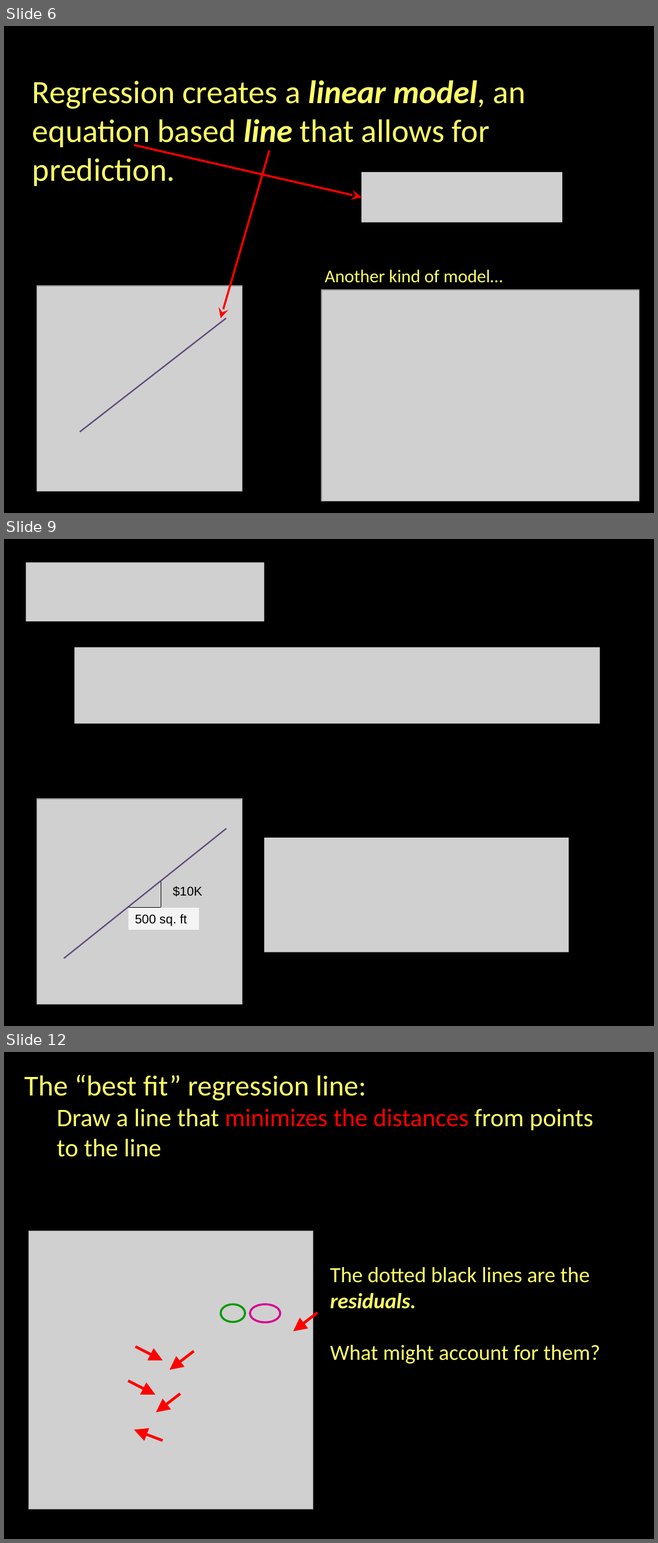
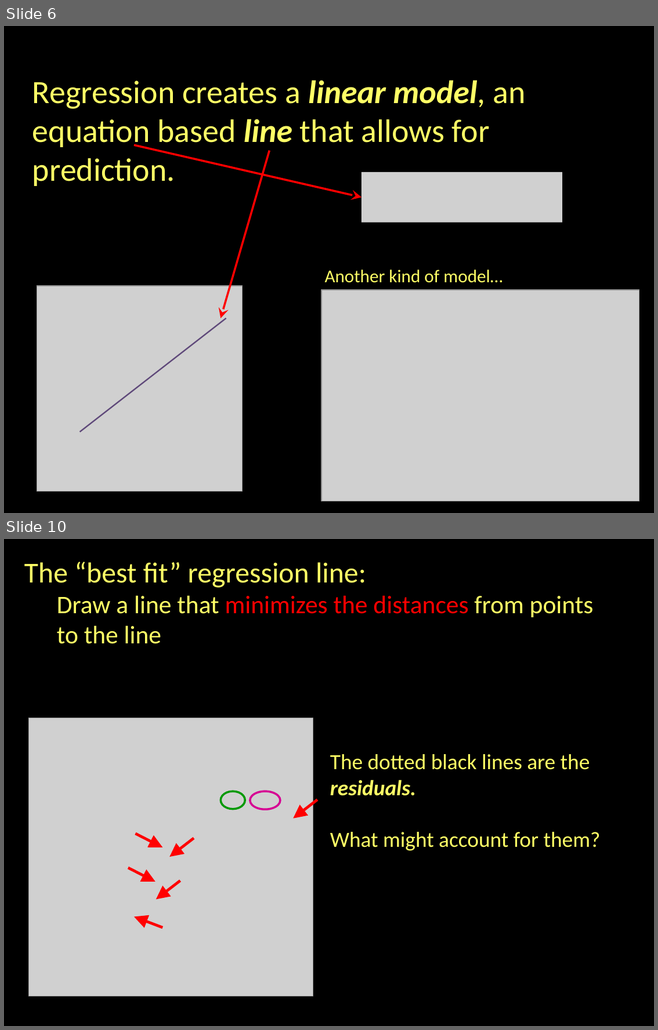
Before and after one commit to jshannon75/geog4300, a slide deck: Slides/Geog4300 Fa17 Lecture 14-1 Regression.pptx. Shown one above the other, each under a label of ours: slides 6, 9 and 12 before the commit, slides 6 and 10 after it; the slides between them are not shown. The pictures are 658x1543 and 658x1030 pixels, drawn with LibreOffice and Linux fonts; fonts in the diff are those of the drawing; grey boxes stand for pictures. Boxes give left, top, right and bottom in pixels: in the first picture for what was removed or moved away, otherwise in the second. Text is boxed around its words. In the diff, an @@ line names an element or a change of style, - is before the commit and + after.

```diff
--- a/Slides/Geog4300 Fa17 Lecture 14-1 Regression.pptx
+++ b/Slides/Geog4300 Fa17 Lecture 14-1 Regression.pptx
@@ slide 9 removed at box(4, 539, 654, 1026), background #000000 @@
@@ picture removed at box(26, 562, 264, 621) @@
@@ picture removed at box(74, 647, 599, 724) @@
@@ picture removed at box(36, 799, 242, 1004) @@
@@ line removed from (64, 959) to (226, 829) @@
@@ picture removed at box(264, 838, 568, 952) @@
@@ group removed at box(128, 880, 202, 930): 2 lines, 1 rectangle, 1 text @@
-500 sq. ft
-$10K
@@ what was slide 12 is now slide 10 @@
```
Also in this commit, not shown: 3 slides changed, 3 other slides removed, 54 other files.
